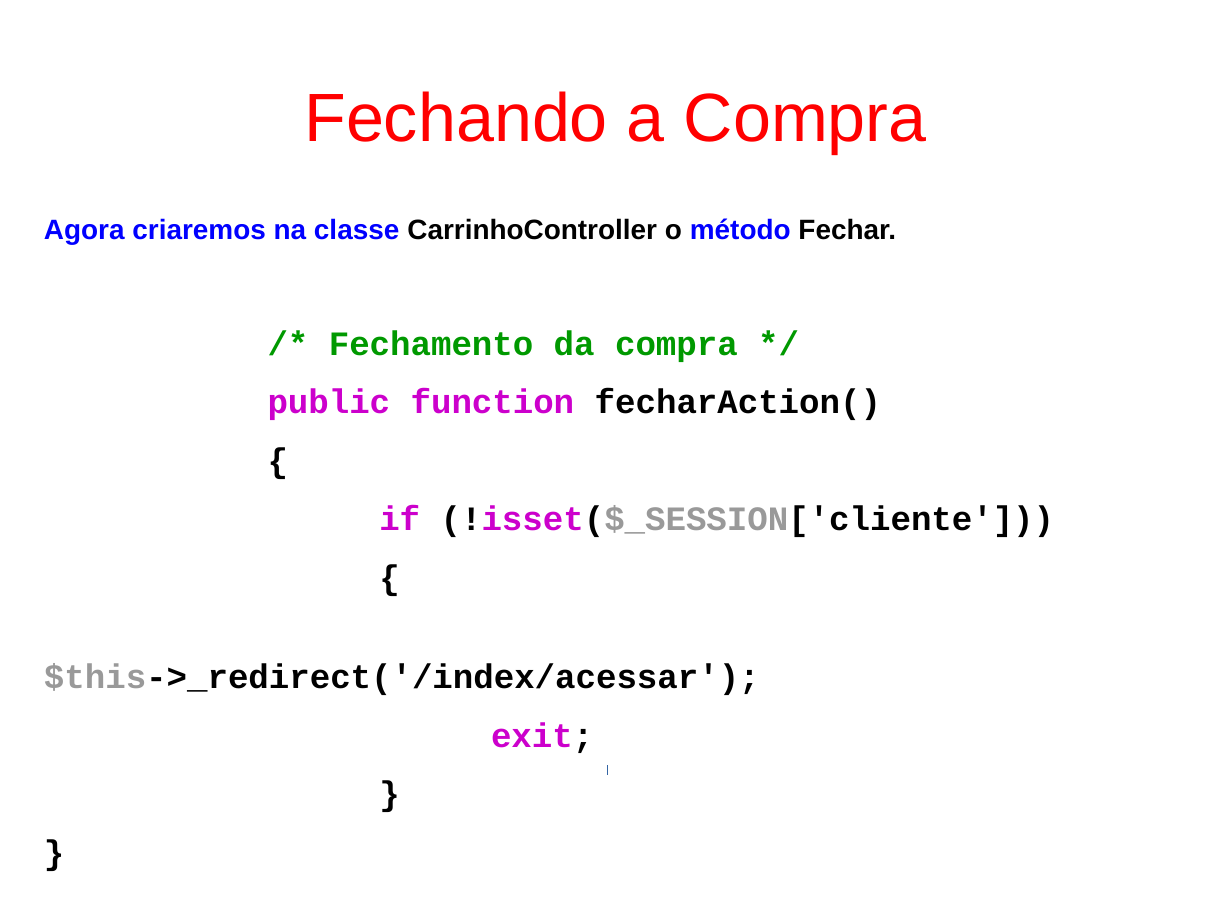
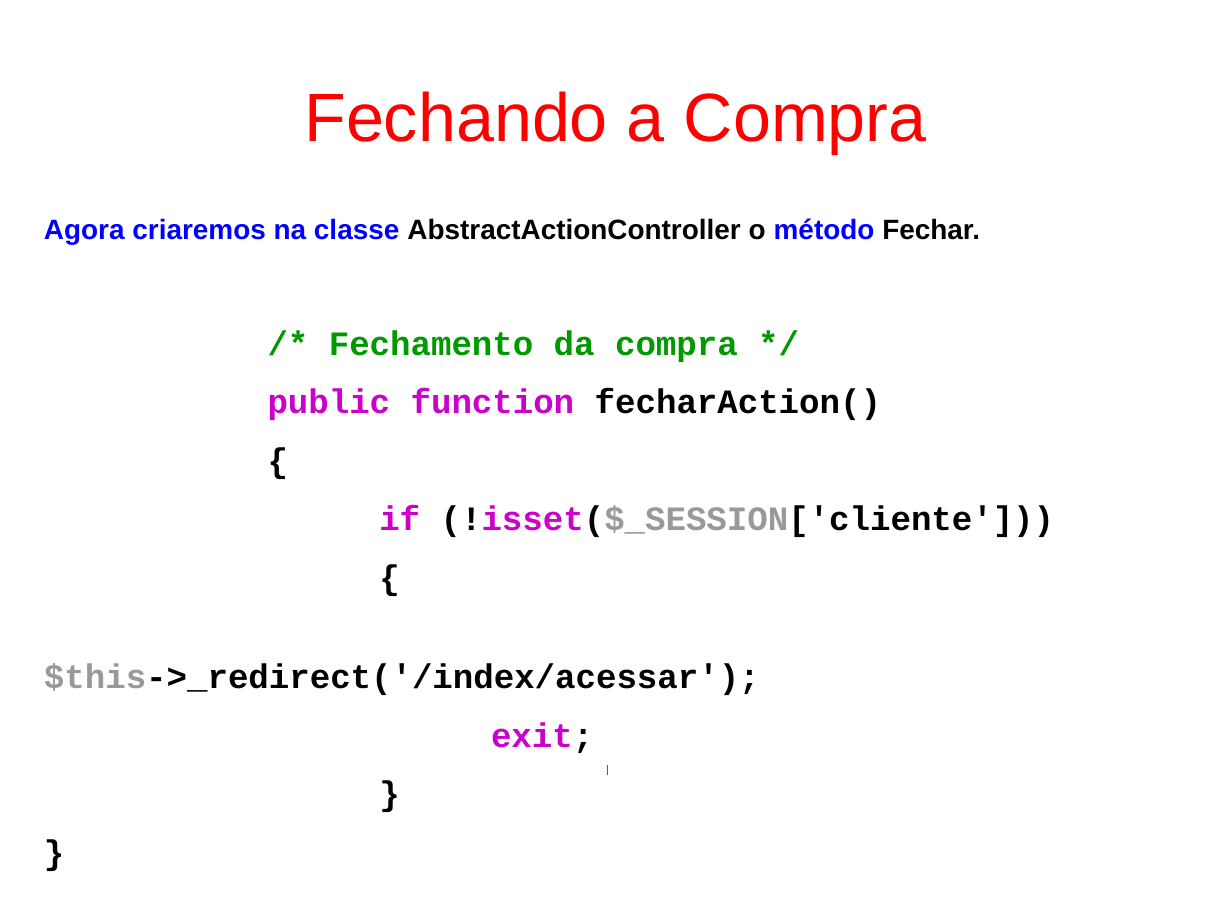
Before and after one commit to fgsl/lojasacme, a slide deck: slide 101 of docs/tutorial.odp. Drawn at 1232x924 pixels with LibreOffice and Linux fonts; fonts in the diff are those of the drawing. Boxes give left, top, right and bottom in pixels: in the first picture for what was removed or moved away, otherwise in the second. Text is boxed around its words. In the diff, an @@ line names an element or a change of style, - is before the commit and + after.

```diff
--- a/docs/tutorial.odp
+++ b/docs/tutorial.odp
@@ text at <box>44,218,980,244</box>: text changed; text colour #0000FF to #000000 @@
-Agora criaremos na classe CarrinhoController o método Fechar.
+Agora criaremos na classe AbstractActionController o método Fechar.
```
Also in this commit, not shown: 34 other slides changed, 1 other file.
